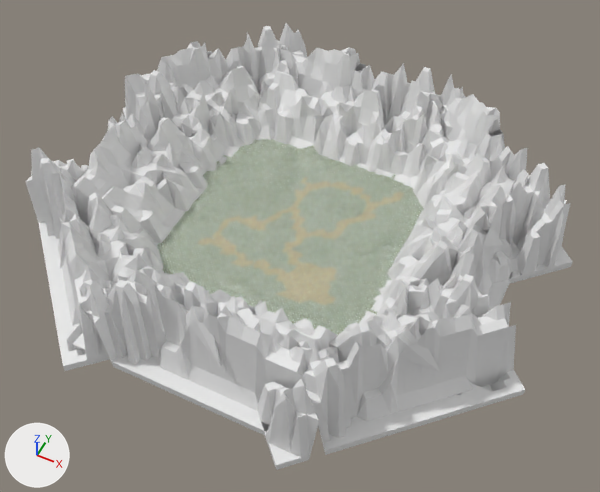
One commit to the Blender file assets/models/chapter_0_map/chapter_0_map.blend: the scene before it, then after it.
One viewpoint serves both versions: a 50 mm lens placed at (294.0, -571.0, 687.0), pointed at (23.0, -30.0, 11.0). Every picture has the same lights, and +X, +Y and +Z are marked at lower left. The first picture is the older version.

Objects in the first picture: 'grassland', 'mountain_x', "mountain_x'", "mountain_x'y", "mountain_x'y'", 'mountain_xy', "mountain_xy'", 'mountain_y', "mountain_y'", 'path'.
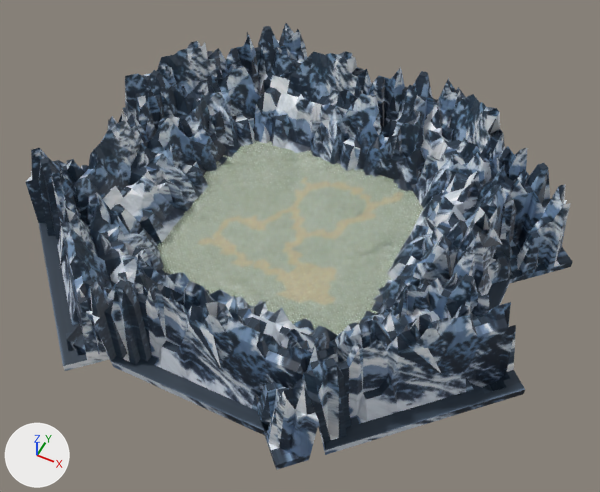
The change, as a diff of the scene's bpy script:
```diff
--- a/assets/models/chapter_0_map/chapter_0_map.blend.py
+++ b/assets/models/chapter_0_map/chapter_0_map.blend.py
@@ me_plane_008 @@
 me_plane_008.from_pydata(...)  # 622 vertices, 574 faces; spans x -1.0..-0.1, y -1.0..1.0, z -14.9..102.6
+me_plane_008.materials.append(mat_material_001)  # picture img_mountains_uv_png_001
@@ me_plane_009 @@
 me_plane_009.from_pydata(...)  # 622 vertices, 574 faces; spans x -1.0..-0.1, y -1.0..1.0, z -14.9..102.6
 # used by ob_mountain_y; location = (0.0, 249.0, 0.0); rotation_euler = (0.0, 0.0, 1.571), in degrees (0, 0, 90); scale = (125.0, 125.0, 1.0)
+# me_plane_009 part 3: texture (UV) coordinates of 574 of 574 faces, centred in x -1.0..-0.1, y -1.0..1.0, z -14.9..97.5, changed; they spanned u 0.0..0.47, v 0.0..1.0 and now span u 0.01..1.0, v 0.01..0.97
+me_plane_009.materials.append(mat_material_008)  # picture img_mountains_uv_png_006
@@ me_plane_010 @@
 me_plane_010.from_pydata(...)  # 622 vertices, 574 faces; spans x -1.0..-0.1, y -1.0..1.0, z -14.9..102.6
 # used by ob_mountain_x_y; location = (-212.0, -184.0, 0.0); rotation_euler = (0.0, 0.0, 3.927), in degrees (0, 0, 225); scale = (125.0, 125.0, 1.0)
+# me_plane_010 part 1: texture (UV) coordinates of 574 of 574 faces, centred in x -1.0..-0.1, y -1.0..1.0, z -14.9..97.5, changed; they spanned u 0.0..0.47, v 0.0..1.0 and now span u 0.01..1.0, v 0.01..0.97
+me_plane_010.materials.append(mat_material_004)  # picture img_mountains_uv_png_004
@@ me_plane_015 @@
 me_plane_015.from_pydata(...)  # 622 vertices, 574 faces; spans x -1.0..-0.1, y -1.0..1.0, z -14.9..102.6
 # used by ob_mountain_x_y_1; location = (-212.0, 184.0, 0.0); rotation_euler = (0.0, 0.0, -3.927), in degrees (0, 0, -225); scale = (125.0, 125.0, 1.0)
+# me_plane_015 part 2: texture (UV) coordinates of 574 of 574 faces, centred in x -1.0..-0.1, y -1.0..1.0, z -14.9..97.5, changed; they spanned u 0.0..0.47, v 0.0..1.0 and now span u 0.01..1.0, v 0.01..0.97
+me_plane_015.materials.append(mat_material_005)  # picture img_mountains_uv_png_005
@@ me_plane_013 @@
 me_plane_013.from_pydata(...)  # 622 vertices, 574 faces; spans x -1.0..-0.1, y -1.0..1.0, z -14.9..102.6
 # used by ob_mountain_x_1; location = (249.0, 0.0, 0.0); scale = (125.0, 125.0, 1.0)
+# me_plane_013 part 4: texture (UV) coordinates of 574 of 574 faces, centred in x -1.0..-0.1, y -1.0..1.0, z -14.9..97.5, changed; they spanned u 0.0..0.47, v 0.0..1.0 and now span u 0.01..1.0, v 0.01..0.97
+me_plane_013.materials.append(mat_material)  # picture img_mountains_uv_png
@@ me_plane_012 @@
 me_plane_012.from_pydata(...)  # 622 vertices, 574 faces; spans x -1.0..-0.1, y -1.0..1.0, z -14.9..102.6
 # used by ob_mountain_y_1; location = (0.0, -249.0, 0.0); rotation_euler = (0.0, 0.0, -1.571), in degrees (0, 0, -90); scale = (125.0, 125.0, 1.0)
+# me_plane_012 part 6: texture (UV) coordinates of 574 of 574 faces, centred in x -1.0..-0.1, y -1.0..1.0, z -14.9..97.5, changed; they spanned u 0.0..0.47, v 0.0..1.0 and now span u 0.01..1.0, v 0.01..0.97
+me_plane_012.materials.append(mat_material_003)  # picture img_mountains_uv_png_003
@@ me_plane_011 @@
 me_plane_011.from_pydata(...)  # 622 vertices, 574 faces; spans x -1.0..-0.1, y -1.0..1.0, z -14.9..102.6
 # used by ob_mountain_xy; location = (212.0, 184.0, 0.0); rotation_euler = (0.0, 0.0, 0.785), in degrees (0, 0, 45); scale = (125.0, 125.0, 1.0)
+# me_plane_011 part 7: texture (UV) coordinates of 574 of 574 faces, centred in x -1.0..-0.1, y -1.0..1.0, z -14.9..97.5, changed; they spanned u 0.0..0.47, v 0.0..1.0 and now span u 0.01..1.0, v 0.01..0.97
+me_plane_011.materials.append(mat_material_009)  # picture img_mountains_uv_png_007
@@ me_plane_014 @@
 me_plane_014.from_pydata(...)  # 622 vertices, 574 faces; spans x -1.0..-0.1, y -1.0..1.0, z -14.9..102.6
 # used by ob_mountain_xy_1; location = (212.0, -184.0, 0.0); rotation_euler = (0.0, 0.0, -0.785), in degrees (0, 0, -45); scale = (125.0, 125.0, 1.0)
+# me_plane_014 part 5: texture (UV) coordinates of 574 of 574 faces, centred in x -1.0..-0.1, y -1.0..1.0, z -14.9..97.5, changed; they spanned u 0.0..0.47, v 0.0..1.0 and now span u 0.01..1.0, v 0.01..0.97
+me_plane_014.materials.append(mat_material_002)  # picture img_mountains_uv_png_002
@@ ob_mountain_y @@
 ob_mountain_y = bpy.data.objects.new('mountain_y', me_plane_009)
-ob_mountain_y.location = (0.0, 249.0, 0.0)
+ob_mountain_y.location = (0.0, 240.0, 0.0)
 ob_mountain_y.rotation_euler = (0.0, 0.0, 1.571)  # degrees (0, 0, 90)
```

Pixel boxes [x1, y1, x2, y2] of what changed, in the pictures (600 x 492 px):
"mountain_xy'", recoloured, surface changed (white to blue)
    both: [257, 286, 525, 470]
"mountain_y'", recoloured, surface changed (white to blue)
    both: [73, 253, 337, 435]
'mountain_y', recoloured, surface changed, moved
    before: [258, 48, 463, 187]
    after: [253, 51, 461, 192]
"mountain_x'", recoloured (white to blue)
    both: [71, 61, 241, 245]
'mountain_xy', recoloured, surface changed (white to blue)
    both: [411, 87, 573, 284]
"mountain_x'y'", recoloured, surface changed (white to blue)
    both: [25, 148, 165, 371]
'mountain_x', recoloured, surface changed (white to blue)
    both: [360, 163, 516, 396]
"mountain_x'y", recoloured, surface changed (white to blue)
    both: [123, 23, 307, 146]
